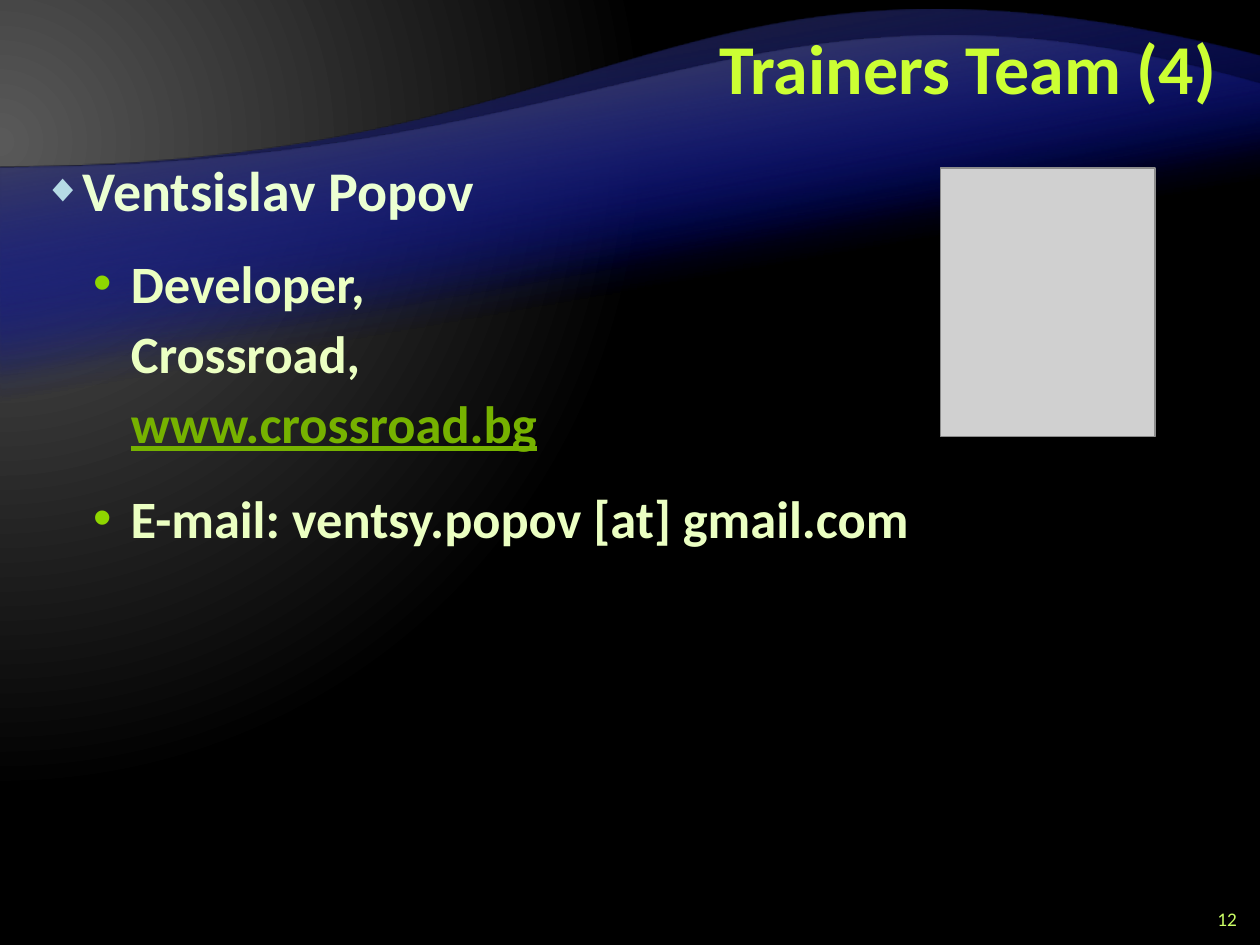
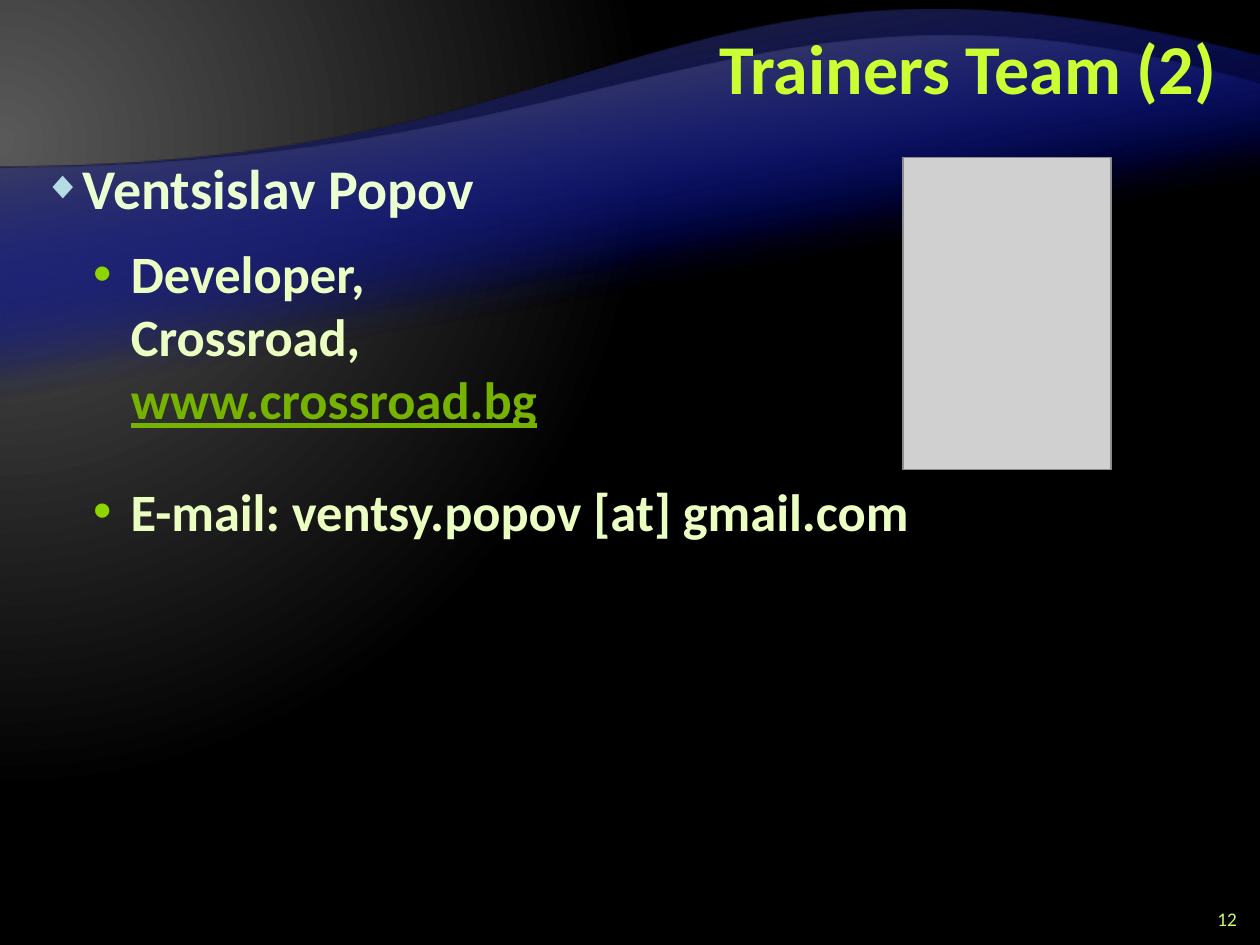
Before and after one commit to Graveheart/aspnetcourse, a slide deck: slide 12 of 2010/lectures/0. Course Introduction.pptx. Drawn at 1260x945 pixels with LibreOffice and Linux fonts; fonts in the diff are those of the drawing; grey boxes stand for pictures; background and template pictures are left out. Boxes give left, top, right and bottom in pixels: in the first picture for what was removed or moved away, otherwise in the second. Text is boxed around its words. In the diff, an @@ line names an element or a change of style, - is before the commit and + after.

Commit message:
added slides to the trainers section fixes to the formatting added Vesko and Shasho's pictures

```diff
--- a/2010/lectures/0. Course Introduction.pptx
+++ b/2010/lectures/0. Course Introduction.pptx
@@ title at box(720, 36, 1216, 105): text changed @@
-Trainers Team (4)
+Trainers Team (2)
@@ text "Ventsislav Popov" at box(83, 162, 537, 428): line spacing 40pt to 1 @@
@@ picture: place and size @@
-picture at box(941, 168, 1155, 436)
+picture at box(903, 158, 1111, 470)
@@ text "E-mail: ventsy.popov [at] gmail.com" at box(131, 492, 909, 540): line spacing 40pt to 1 @@
```
Also in this commit, not shown: 12 other slides changed, 6 slides added, 2 other files.
